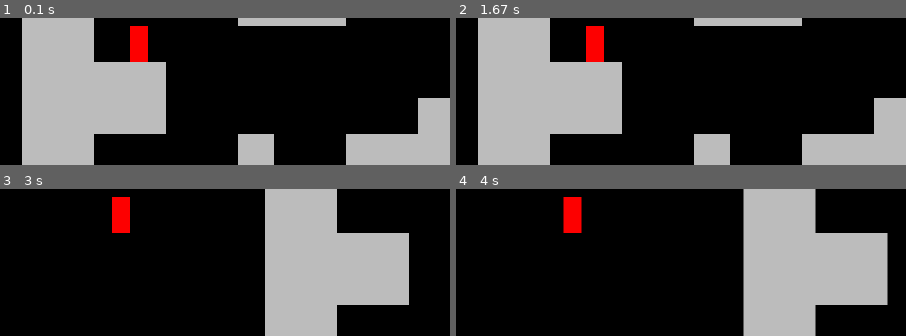
Above: before the commit, frames 1-4 (two rows, left to right).
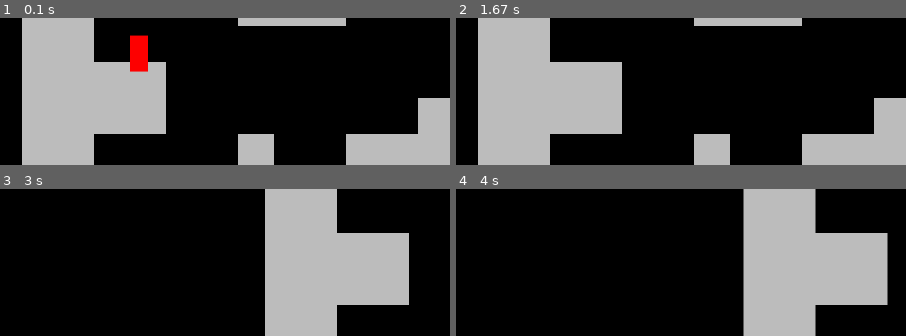
Above: after the commit, the same moments.

Repository: harryodubhghaill/pygame-platformer
Game: pygame game, started from main.py
The game is run twice, just before and just after one commit, with the same random seed, the same clock (stepped at 60 frames per second) and the same inputs.
Inputs:
- Up to frame 1 (0.1 s): no input
- Up to frame 2 (1.67 s): hold W 0.83-1.3 s
- Up to frame 3 (3 s): hold A 1.83-2.37 s; hold A 2.4-2.8 s
- Up to frame 4 (4 s): hold A from 3.9 s (still down)
The pictures show only the part of the screen within x 2-52%, y 12-62%; the shares and areas given below are measured in that part.

The runs differ from the first frame. In frame 1, 0.5% of the frame differs, in the area x 28-33%, y 5-37%; in frame 2, 1.0%; in frame 3, 1.0%; in frame 4, 1.0%, in the area x 23-28%, y 5-30%.

Commit message:
add gravity and jumping

Diff:
--- a/player.py
+++ b/player.py
@@ -5,8 +5,12 @@
         self.image = pygame.Surface((32,64))
         self.image.fill('red')
         self.rect = self.image.get_rect(topleft = pos)
+
+        # player movement
+        self.speed = 8
         self.direction = pygame.math.Vector2(0, 0)
-        self.speed = 8
+        self.gravity = 0.8
+        self.jump_speed = -16
 
     def get_input(self):
         keys = pygame.key.get_pressed()
@@ -15,13 +19,21 @@
             self.direction.x = 1
         elif keys[pygame.K_a]:
             self.direction.x = -1
-        # elif keys[pygame.K_w]:
-        #     pass
+        elif keys[pygame.K_w]:
+            self.jump()
         # elif keys[pygame.K_s]:
         #     pass
         else:
             self.direction.x = 0
 
+    def apply_gravity(self):
+        self.direction.y += self.gravity
+        self.rect.y += self.direction.y
+
+    def jump(self):
+        self.direction.y = self.jump_speed
+
     def update(self):
         self.get_input()
         self.rect.x += self.direction.x * self.speed
+        self.apply_gravity()
